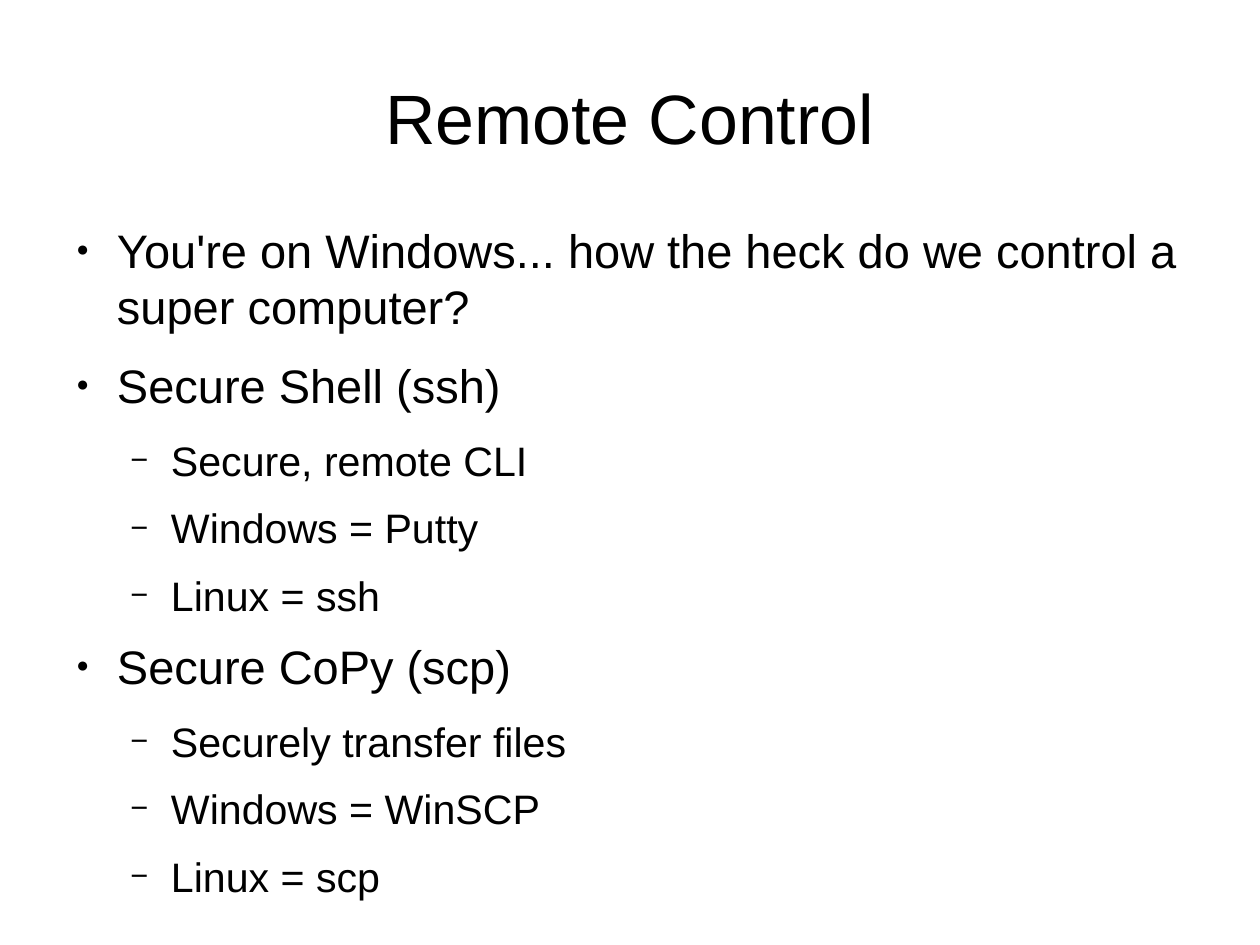
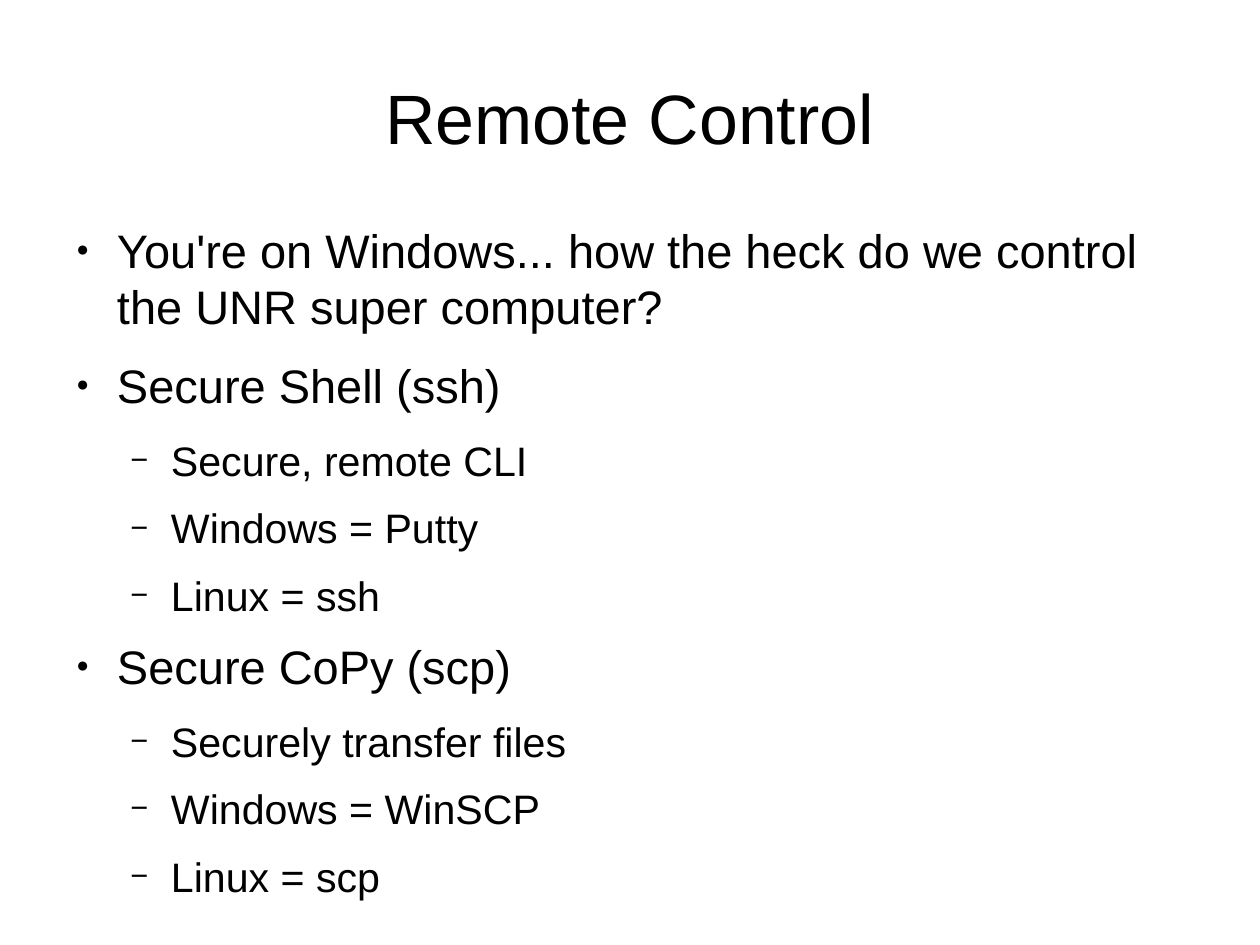
Before and after one commit to UNR-CFB/bch-709-intro-bioinformatics-2015f, a slide deck: slide 13 of day-1/doc/presentation.odp. Drawn at 1260x945 pixels with LibreOffice and Linux fonts; fonts in the diff are those of the drawing. Boxes give left, top, right and bottom in pixels: in the first picture for what was removed or moved away, otherwise in the second. Text is boxed around its words. In the diff, an @@ line names an element or a change of style, - is before the commit and + after.

```diff
--- a/day-1/doc/presentation.odp
+++ b/day-1/doc/presentation.odp
@@ text at (117,234,1137,333): text changed @@
-● You're on Windows... how the heck do we control a super computer?
+● You're on Windows... how the heck do we control the UNR super computer?
```
Also in this commit, not shown: 15 other slides changed, 1 other file.
